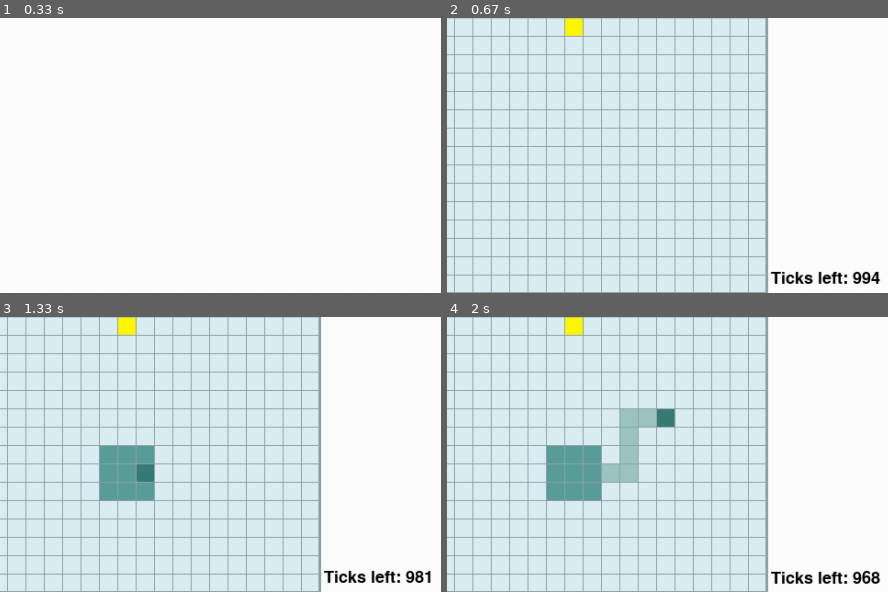
Above: before the commit, frames 1-4 (two rows, left to right).
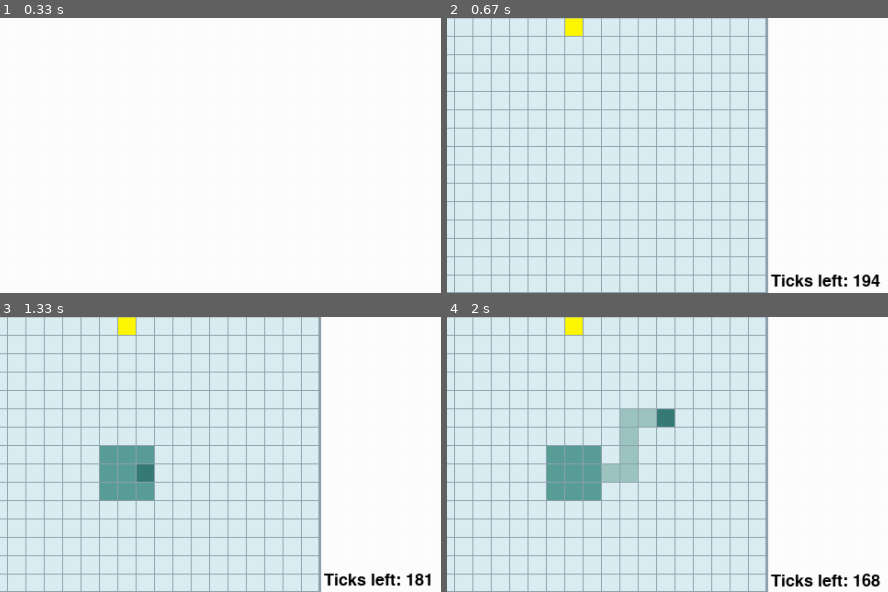
Above: after the commit, the same moments.

Repository: traptrip/paperio-pygame
Game: pygame game, started from app.py
Same seed, same stepped clock (60 frames per second), same inputs: the game is played once before the commit and once after it.
Inputs:
- Up to frame 1 (0.33 s): no input
- Up to frame 2 (0.67 s): tap 2 at 0.33 s
- Up to frame 3 (1.33 s): tap D at 0.67 s; hold Right from 1 s (still down); hold D from 1 s (still down)
- Up to frame 4 (2 s): release Right at 1.47 s; release D at 1.47 s; hold Up 1.5-1.8 s; hold W 1.5-1.8 s; hold Right from 1.83 s (still down); hold D from 1.83 s (still down)
The pictures show only the part of the screen within x 45-95%, y 50-100%; the shares and areas given below are measured in that part.

Frame 1 is identical in both runs. In frame 2, 0.8% of the frame differs, in the area x 73-99%, y 92-98%; in frame 3, 0.7%; in frame 4, 0.8%, in the area x 73-99%, y 92-99%.

Commit message:
clean up

Diff:
--- a/app.py
+++ b/app.py
@@ -1,5 +1,5 @@
 from config import *
-from game_objects.scene import StartScene, SceneBase, GameScene
+from game_objects.scene import StartScene
 from helpers import *
 
 
--- a/config.py
+++ b/config.py
@@ -6,7 +6,7 @@
 class CONSTS:
     FPS = 20  # частота кадров в секунду
     LINE_KILL_SCORE = 10
-    MAX_TICK_COUNT = 1000
+    MAX_TICK_COUNT = 200
 
     # Задаем цвета
     WHITE = (255, 255, 255, 255)
--- a/game_objects/bonuses.py
+++ b/game_objects/bonuses.py
@@ -1,6 +1,3 @@
-import random
-from typing import List
-
 from game_objects.player import Player
 from helpers import get_random_coordinates, is_available_point
 from config import CONSTS
--- a/game_objects/scene.py
+++ b/game_objects/scene.py
@@ -333,6 +333,7 @@
             is_lose = self.is_player_lose(player, self.players)
             if is_lose:
                 self.losers.append(player)
+                self.__clear_board_from_loser(player)
 
         # collision resolving
         players_grabs = self.collision_resolution(players_grabs)
@@ -342,6 +343,7 @@
             is_lose, p = player.is_eaten(players_grabs)
             if is_lose:
                 self.losers.append(player)
+                self.__clear_board_from_loser(player)
 
         # update territories
         for player in self.players:
@@ -366,7 +368,7 @@
         for player in self.losers:
             if player in self.players:
                 self.players.remove(player)
-            self.__clear_board_from_loser(player)
+                self.__clear_board_from_loser(player)
 
         # update players scores
         for player in self.players:
@@ -423,17 +425,12 @@
 
         if self.game_mode == 'timeLIMIT':
             self.font.render_to(self.screen,
-                                (CONSTS.GRID_WIDTH + 5, CONSTS.WINDOW_HEIGHT - self.headfontsize),
+                                (CONSTS.GRID_WIDTH + 5, CONSTS.WINDOW_HEIGHT - 20),
                                 f"Ticks left: {self.max_ticks - self.tick}",
                                 CONSTS.BLACK,
                                 None, size=self.fontsize)
 
     def __update_scene_status(self):
-        if not self.players:
-            self.switch2scene(StartScene(self.screen,
-                                         "GAME OVER",
-                                         pos=(CONSTS.WINDOW_WIDTH // 2, CONSTS.WINDOW_HEIGHT // 2),
-                                         color=(255, 0, 0, 160)))
         if not any([any([self.grid[x, y].color == CONSTS.EMPTY_CELL_COLOR
                          for x in range(CONSTS.X_CELLS_COUNT)])
                     for y in range(CONSTS.Y_CELLS_COUNT)]):
@@ -442,7 +439,7 @@
                                          pos=(CONSTS.GRID_WIDTH // 2, CONSTS.GRID_HEIGHT // 2),
                                          color=CONSTS.WHITE))
 
-        if len(self.players) == 1:
+        if len(self.players) <= 1:
             self.switch2scene(EndGameScene(self.screen,
                                            f"ENDGAME",
                                            pos=(CONSTS.WINDOW_WIDTH // 2, CONSTS.WINDOW_HEIGHT // 2),
